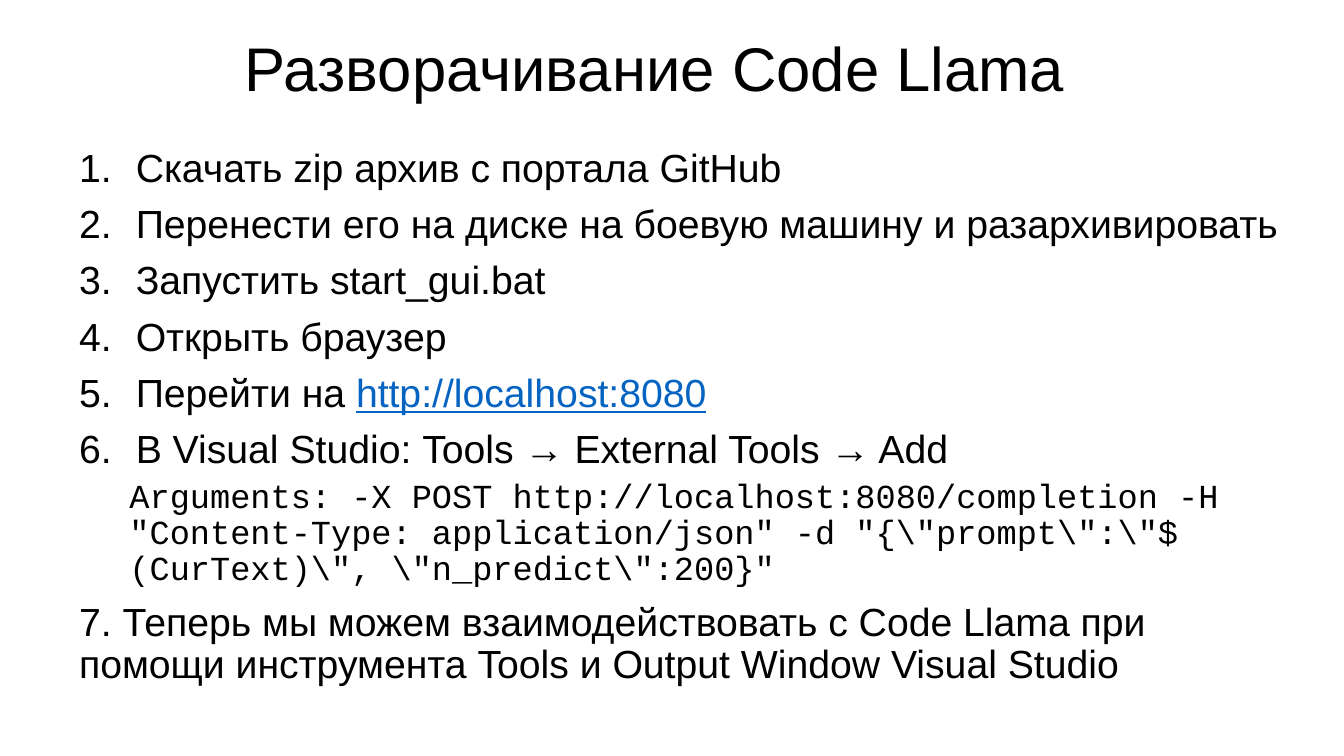
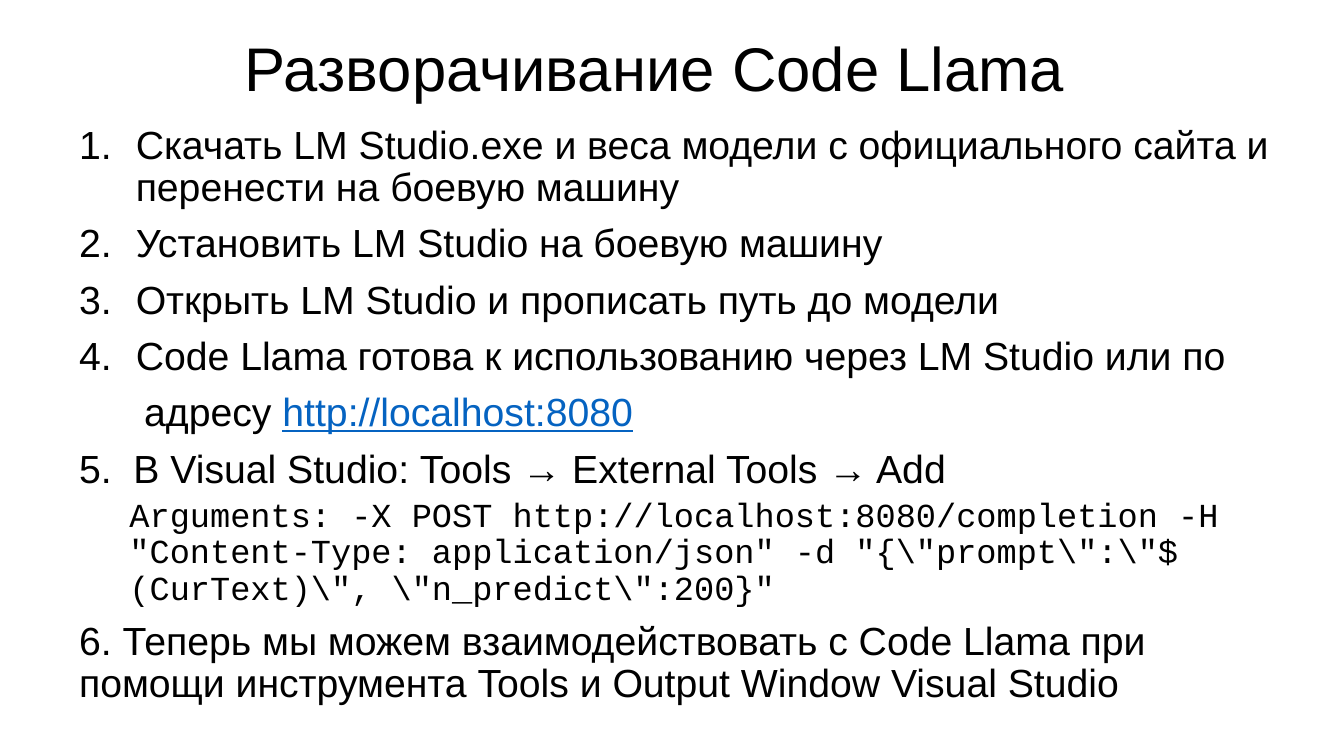
Before and after one commit to Maxim821/tioi, a slide deck: slide 10 of Модели ИИ для разработчика.pptx. Drawn at 1344x756 pixels with LibreOffice and Linux fonts; fonts in the diff are those of the drawing. Boxes give left, top, right and bottom in pixels: in the first picture for what was removed or moved away, otherwise in the second. Text is boxed around its words. In the diff, an @@ line names an element or a change of style, - is before the commit and + after.

Commit message:
1122
22

```diff
--- a/Модели ИИ для разработчика.pptx
+++ b/Модели ИИ для разработчика.pptx
@@ text "Скачать LM Studio.exe и веса ...": place and size @@
-text "Скачать LM Studio.exe и веса ..." at box(79, 153, 1278, 686)
+text "Скачать LM Studio.exe и веса ..." at box(79, 130, 1269, 705)
@@ text at box(79, 130, 1269, 484): text changed @@
-1. Скачать zip архив с портала GitHub
-2. Перенести его на диске на боевую машину и разархивировать
-3. Запустить start_gui.bat
-4. Открыть браузер
-5. Перейти на http://localhost:8080
-6. В Visual Studio: Tools → External Tools → Add
+1. Скачать LM Studio.exe и веса модели с официального сайта и перенести на боевую машину
+2. Установить LM Studio на боевую машину
+3. Открыть LM Studio и прописать путь до модели
+4. Code Llama готова к использованию через LM Studio или по
+адресу http://localhost:8080
+5. В Visual Studio: Tools → External Tools → Add
@@ text at box(79, 626, 1146, 705): text changed @@
-7. Теперь мы можем взаимодействовать с Code Llama при помощи инструмента Tools и Output Window Visual Studio
+6. Теперь мы можем взаимодействовать с Code Llama при помощи инструмента Tools и Output Window Visual Studio
```
